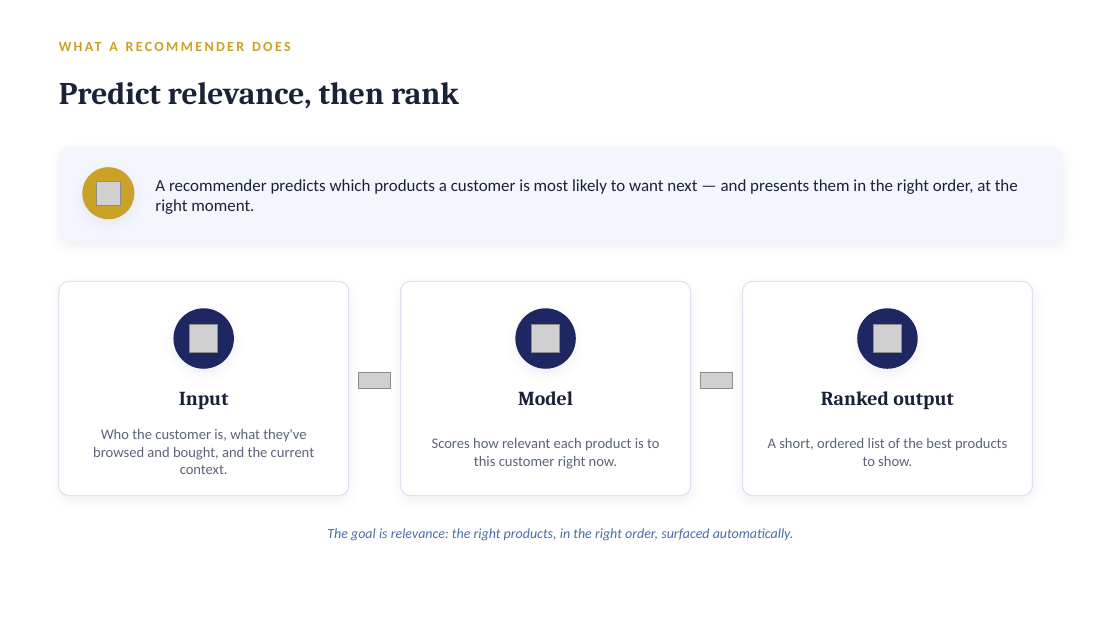
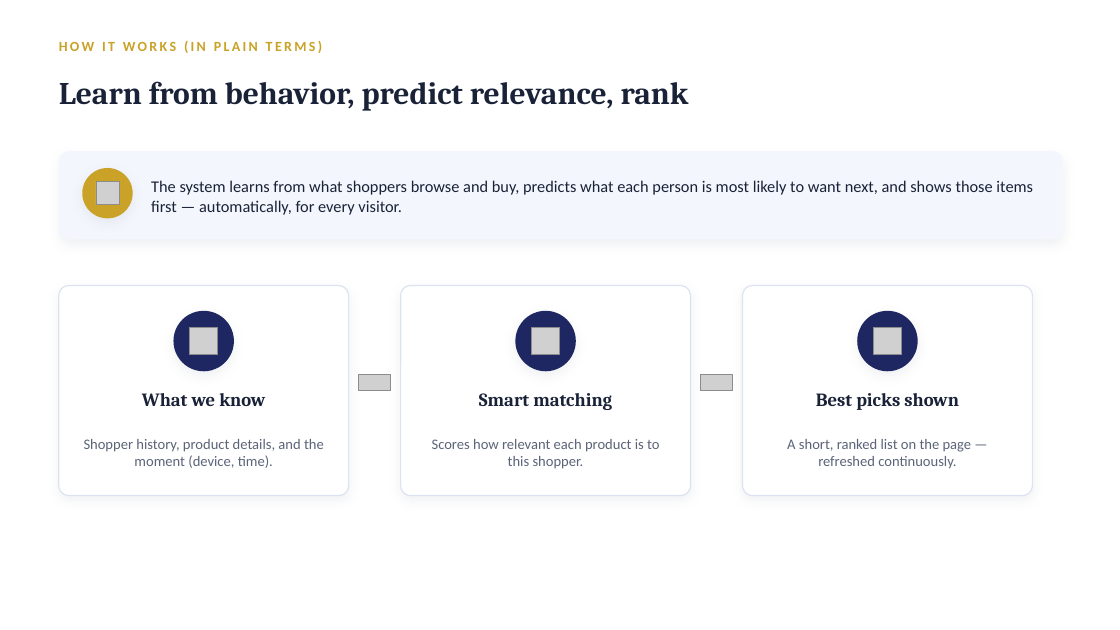
Before and after one commit to cuteolaf/rec-sys, a slide deck: slide 6 of Recommendation-Systems_Business-Stakeholders.pptx (slide 3 before the commit). Drawn at 1120x630 pixels with LibreOffice and Linux fonts; fonts in the diff are those of the drawing; grey boxes stand for pictures. Boxes give left, top, right and bottom in pixels: in the first picture for what was removed or moved away, otherwise in the second. Text is boxed around its words. In the diff, an @@ line names an element or a change of style, - is before the commit and + after.

```diff
--- a/Recommendation-Systems_Business-Stakeholders.pptx
+++ b/Recommendation-Systems_Business-Stakeholders.pptx
@@ text at <box>59,41,323,53</box>: text changed @@
-WHAT A RECOMMENDER DOES
+HOW IT WORKS (IN PLAIN TERMS)
@@ text at <box>59,81,689,111</box>: text changed @@
-Predict relevance, then rank
+Learn from behavior, predict relevance, rank
@@ rounded rectangle: place and size @@
-rounded rectangle at <box>59,147,1063,241</box>
+rounded rectangle at <box>59,151,1063,239</box>
@@ text at <box>151,180,1033,215</box>: text changed; size 14.5 to 14 pt @@
-A recommender predicts which products a customer is most likely to want next — and presents them in the right order, at the right moment.
+The system learns from what shoppers browse and buy, predicts what each person is most likely to want next, and shows those items first — automatically, for every visitor.
@@ rounded rectangle: place and size @@
-rounded rectangle at <box>59,281,349,496</box>
+rounded rectangle at <box>59,286,349,496</box>
@@ rounded rectangle: place and size @@
-rounded rectangle at <box>59,281,349,496</box>
+rounded rectangle at <box>59,286,349,496</box>
@@ rounded rectangle: place and size @@
-rounded rectangle at <box>401,281,691,496</box>
+rounded rectangle at <box>401,286,691,496</box>
@@ rounded rectangle: place and size @@
-rounded rectangle at <box>401,281,691,496</box>
+rounded rectangle at <box>401,286,691,496</box>
@@ proportions changed in 7 elements at <box>59,151,1063,239</box>, <box>59,286,349,496</box>, <box>59,286,349,496</box>, <box>401,286,691,496</box>, <box>401,286,691,496</box>, <box>743,286,1033,496</box>, <box>743,286,1033,496</box> @@
@@ rounded rectangle: place and size @@
-rounded rectangle at <box>743,281,1033,496</box>
+rounded rectangle at <box>743,286,1033,496</box>
@@ rounded rectangle: place and size @@
-rounded rectangle at <box>743,281,1033,496</box>
+rounded rectangle at <box>743,286,1033,496</box>
@@ text at <box>142,393,265,406</box>: text changed; size 17 to 16 pt @@
-Input
+What we know
@@ text at <box>479,393,612,410</box>: text changed; size 17 to 16 pt @@
-Model
+Smart matching
@@ text at <box>816,393,959,410</box>: text changed; size 17 to 16 pt @@
-Ranked output
+Best picks shown
@@ text at <box>84,439,324,468</box>: text changed @@
-Who the customer is, what they've browsed and bought, and the current context.
+Shopper history, product details, and the moment (device, time).
@@ text at <box>432,439,659,469</box>: text changed @@
-Scores how relevant each product is to this customer right now.
+Scores how relevant each product is to this shopper.
@@ text at <box>787,439,972,469</box>: text changed @@
-A short, ordered list of the best products to show.
+A short, ranked list on the page — refreshed continuously.
@@ text removed at <box>327,528,794,541</box> @@
-The goal is relevance: the right products, in the right order, surfaced automatically.
```
Also in this commit, not shown: 5 other slides changed, 9 slides added, 6 slides removed, 3 other files.
